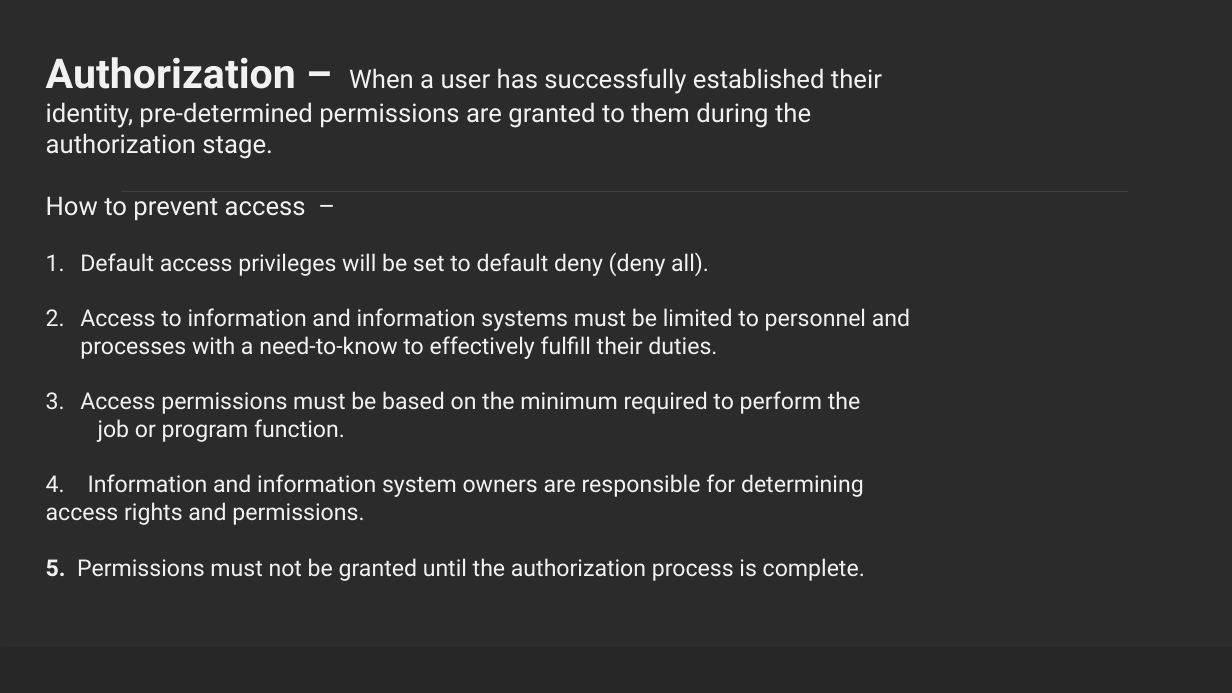
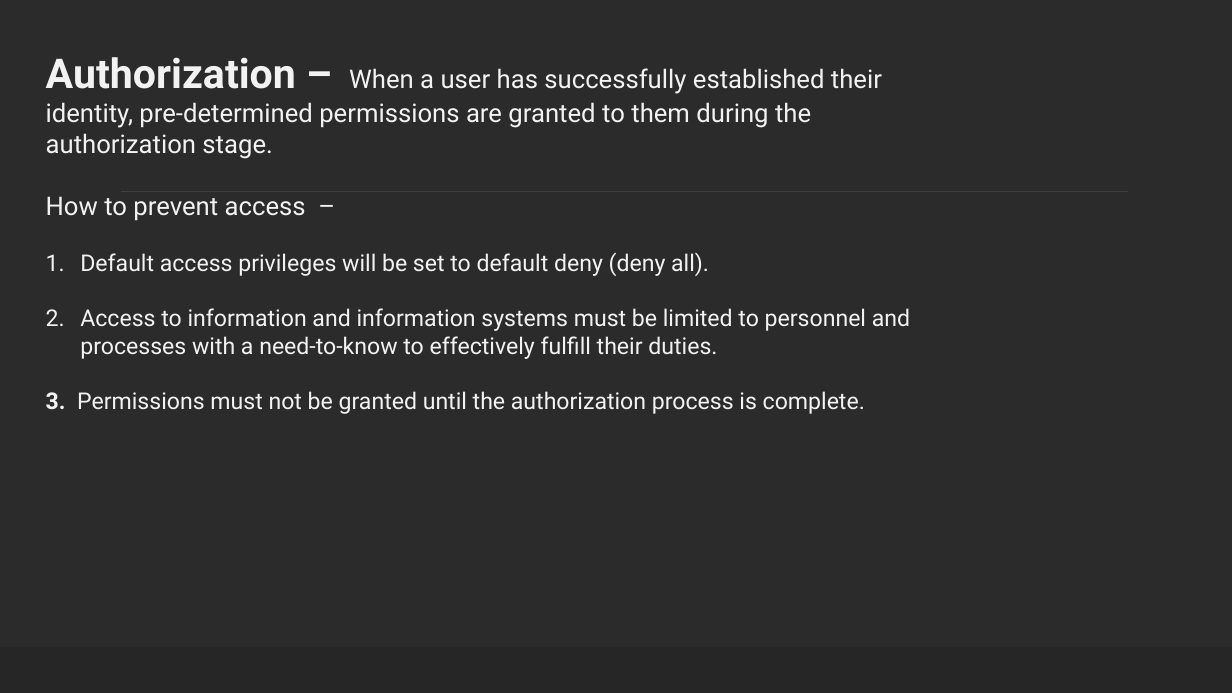
Before and after one commit to ronnie-1947/access-control-ppt, a slide deck: slide 8 of Access Control.pptx. Drawn at 1232x693 pixels with LibreOffice and Linux fonts; fonts in the diff are those of the drawing; background and template pictures are left out; a plain dark background stands for a picture behind light text. Boxes give left, top, right and bottom in pixels: in the first picture for what was removed or moved away, otherwise in the second. Text is boxed around its words. In the diff, an @@ line names an element or a change of style, - is before the commit and + after.

```diff
--- a/Access Control.pptx
+++ b/Access Control.pptx
@@ text at [46, 391, 865, 414]: text changed @@
-3. Access permissions must be based on the minimum required to perform the
-job or program function.
-4. Information and information system owners are responsible for determining access rights and permissions.
-5. Permissions must not be granted until the authorization process is complete.
+3. Permissions must not be granted until the authorization process is complete.
```
Also in this commit, not shown: 2 other slides changed.
